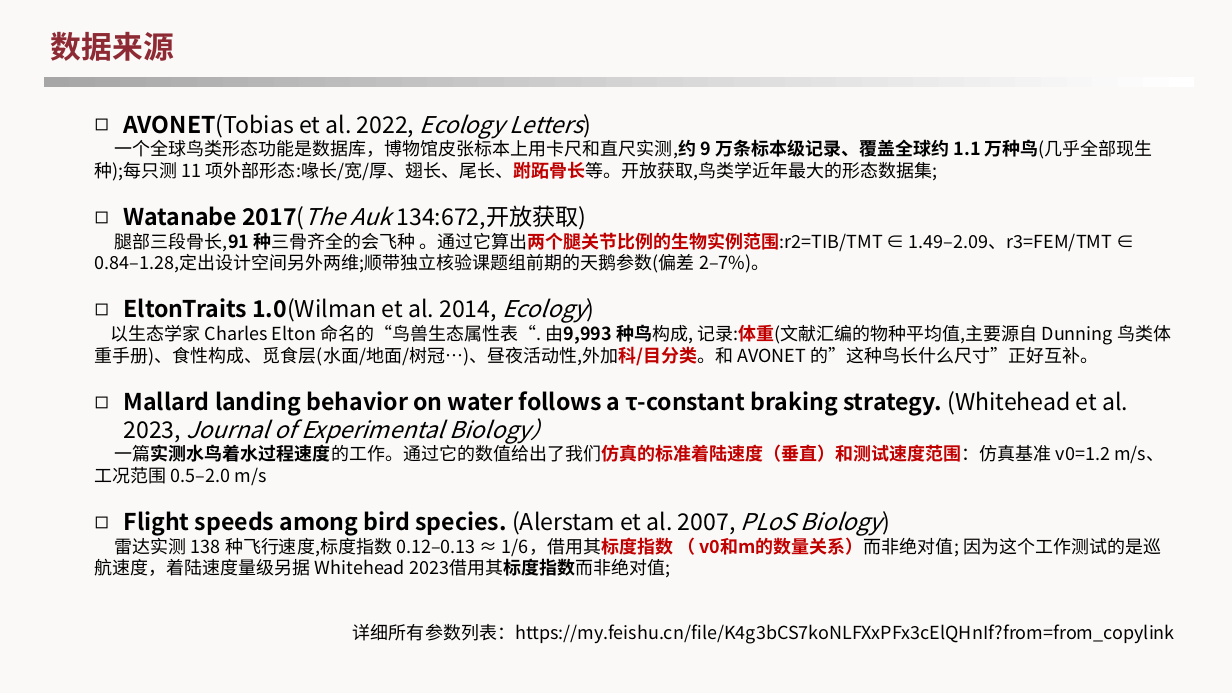
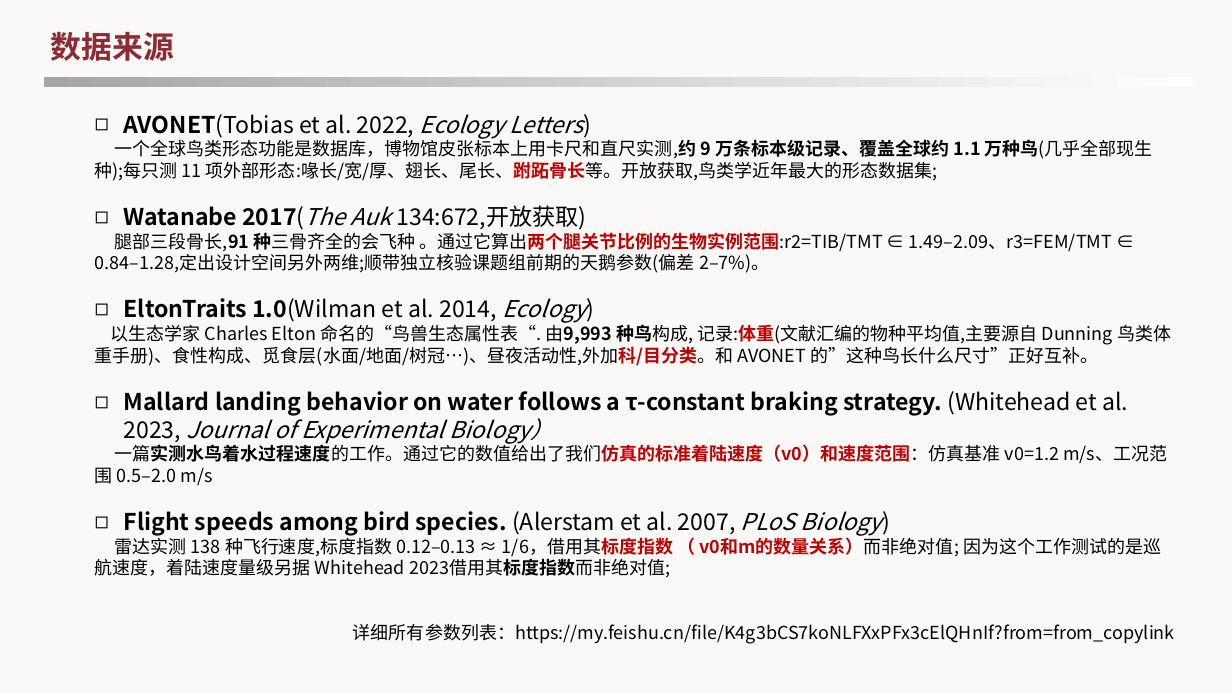
Before and after one commit to zycdengdeng/FFY, a slide deck: slide 3 of 每周汇报/13_08_2026第二周汇报_数据收口与生成闭环.pptx. Drawn at 1232x693 pixels with LibreOffice and Linux fonts; fonts in the diff are those of the drawing; background and template pictures are left out. Boxes give left, top, right and bottom in pixels: in the first picture for what was removed or moved away, otherwise in the second. Text is boxed around its words. In the diff, an @@ line names an element or a change of style, - is before the commit and + after.

Commit message:
update

```diff
--- a/每周汇报/13_08_2026第二周汇报_数据收口与生成闭环.pptx
+++ b/每周汇报/13_08_2026第二周汇报_数据收口与生成闭环.pptx
@@ text at <box>95,442,1167,486</box>: text changed @@
-一篇实测水鸟着水过程速度的工作。通过它的数值给出了我们仿真的标准着陆速度（垂直）和测试速度范围：仿真基准 v0=1.2 m/s、工况范围 0.5–2.0 m/s
+一篇实测水鸟着水过程速度的工作。通过它的数值给出了我们仿真的标准着陆速度（v0）和速度范围：仿真基准 v0=1.2 m/s、工况范围 0.5–2.0 m/s
```
Also in this commit, not shown: 4 other slides changed.
